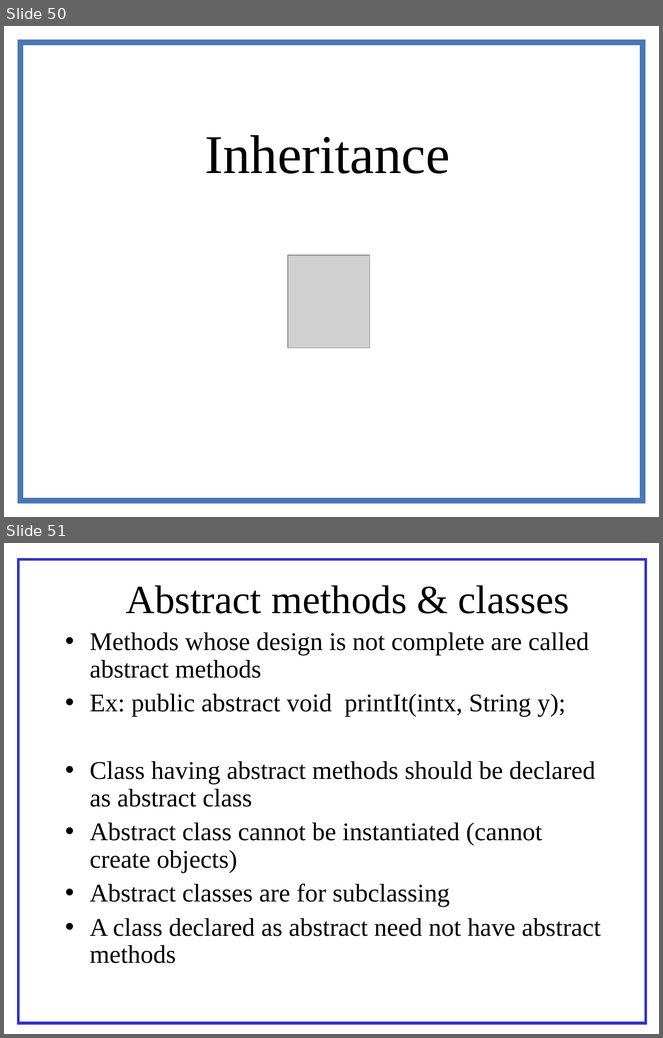
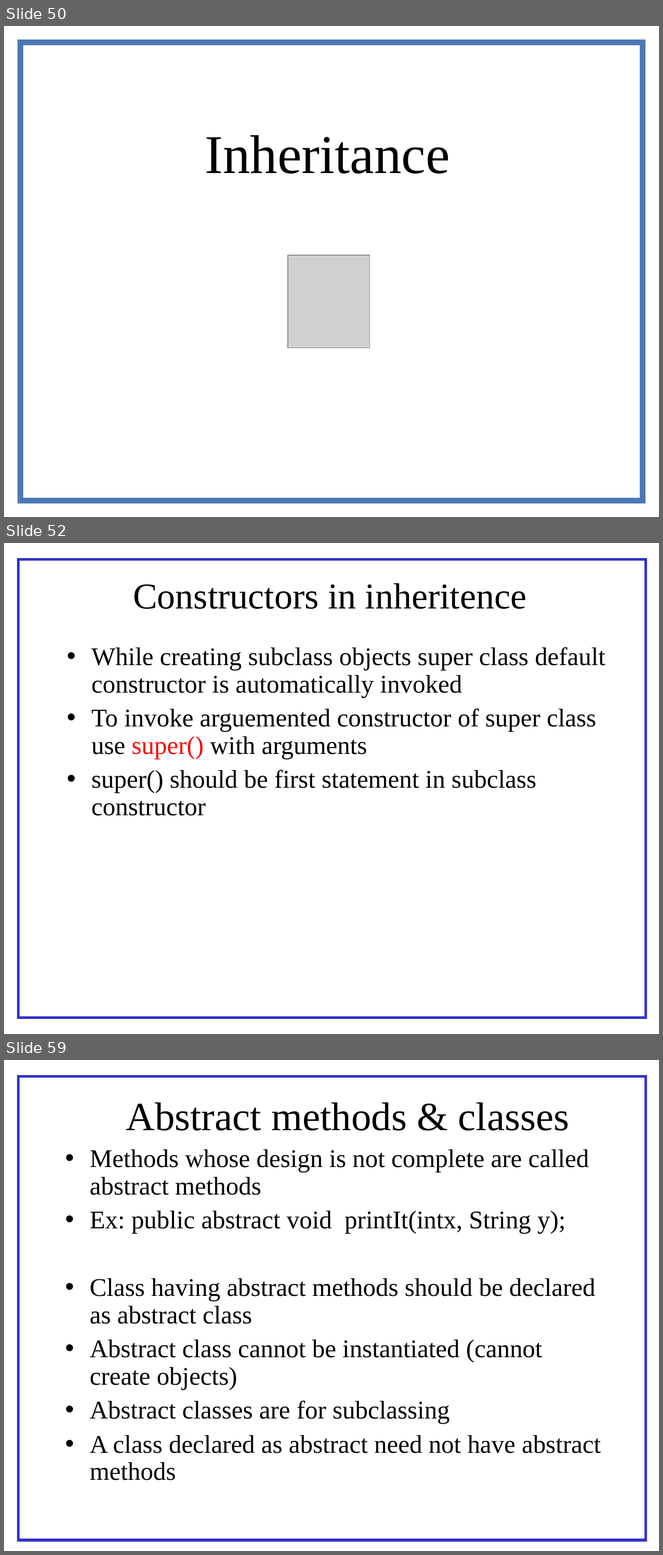
Before and after one commit to AvinashDhulipudi/hsbc, a slide deck: Java.ppt. Shown one above the other, each under a label of ours: slides 50 and 51 before the commit, slides 50, 52 and 59 after it; the slides between them are not shown. The pictures are 663x1038 and 663x1555 pixels, drawn with LibreOffice and Linux fonts; fonts in the diff are those of the drawing; grey boxes stand for pictures. Boxes give left, top, right and bottom in pixels: in the first picture for what was removed or moved away, otherwise in the second. Text is boxed around its words. In the diff, an @@ line names an element or a change of style, - is before the commit and + after.

```diff
--- a/Java.ppt
+++ b/Java.ppt
@@ slide 52 added at <box>4,543,659,1034</box>, background #FFFFFF @@
@@ rectangle added at <box>19,560,646,1018</box>, fill #FFFFFF, outline #3333CC 3 pt @@
@@ title added at <box>133,583,527,609</box>, 40 pt, text #000000 @@
+Constructors in inheritence
@@ text added at <box>91,647,606,816</box>, 28 pt, text #000000 @@
+• While creating subclass objects super class default constructor is automatically invoked
+• To invoke arguemented constructor of super class use super() with arguments
+• super() should be first statement in subclass constructor
@@ what was slide 51 is now slide 59 @@
```
Also in this commit, not shown: 1 slide changed, 7 other slides added.
